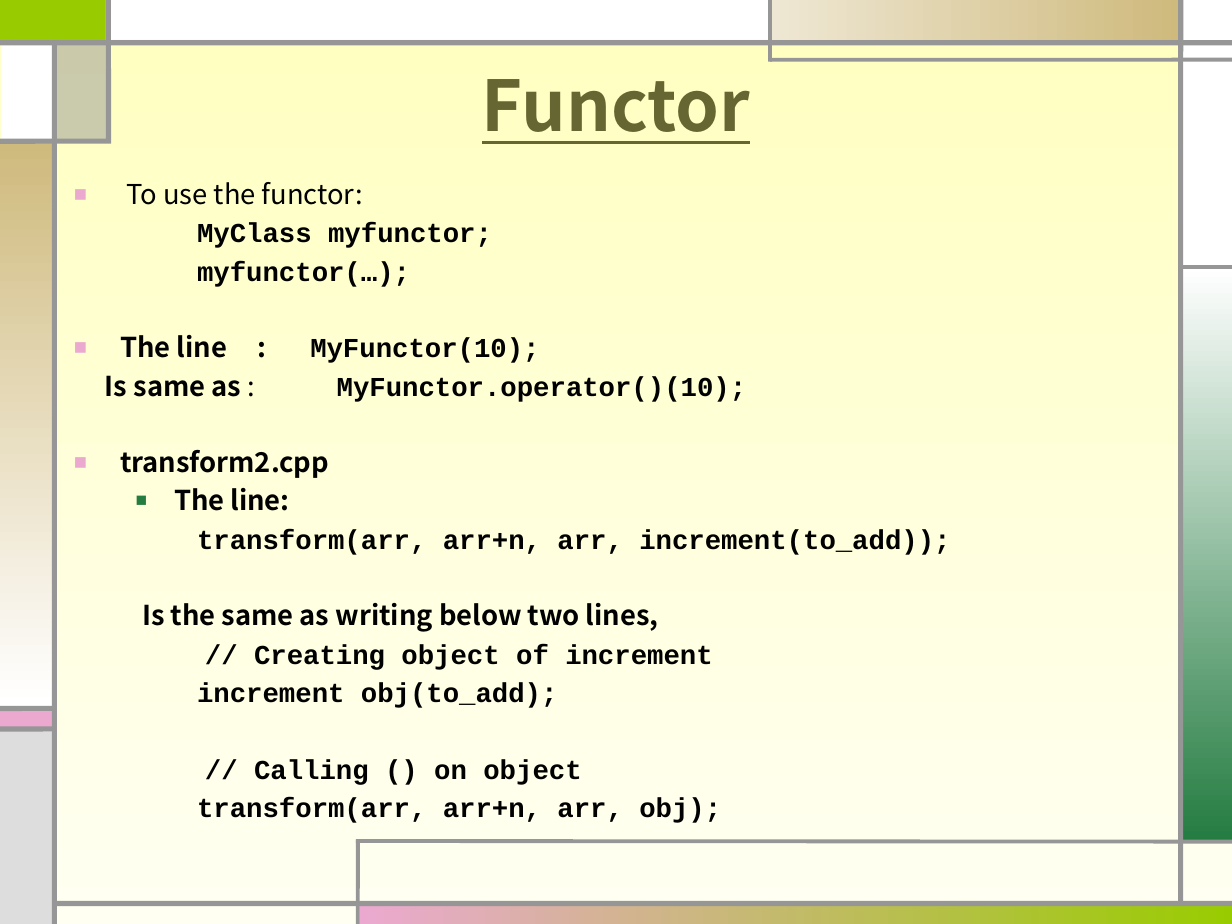
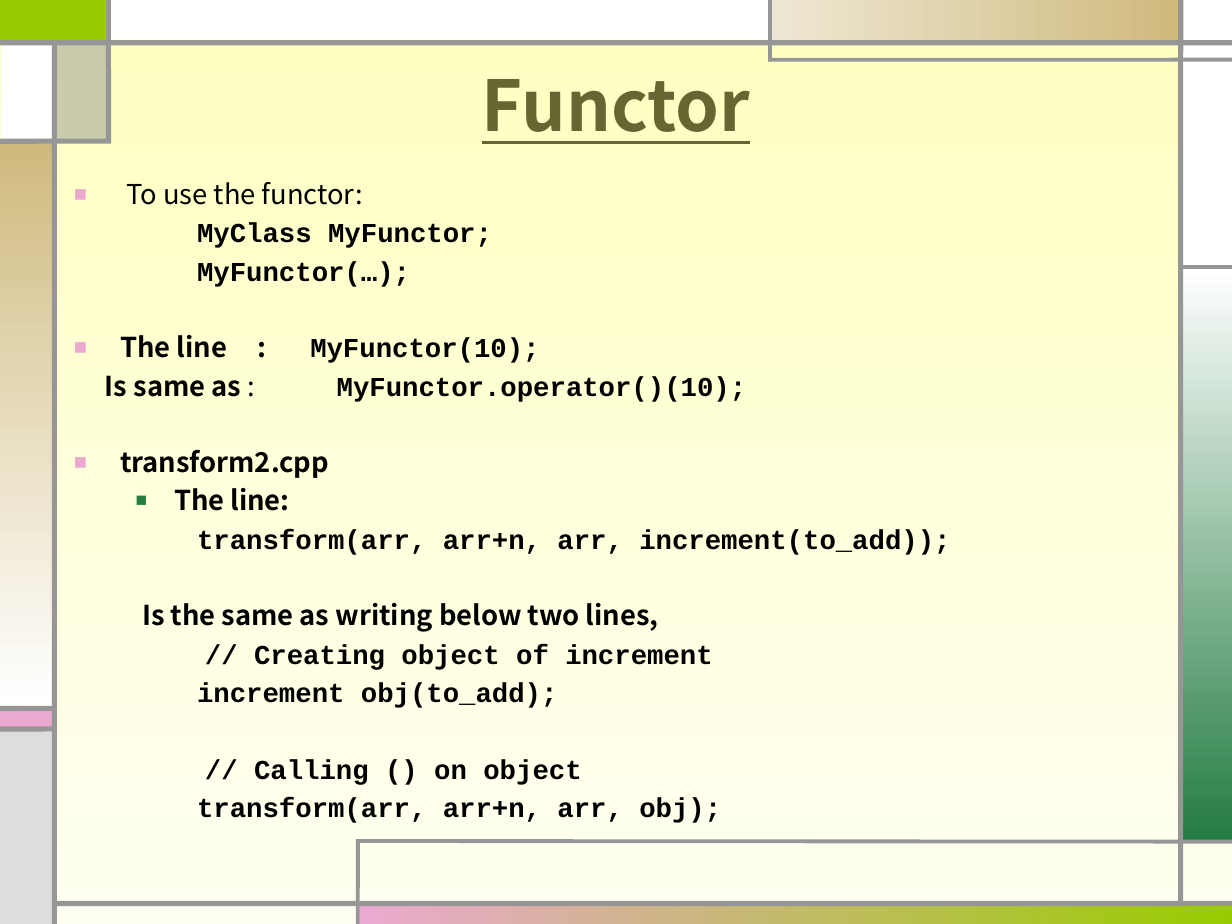
Before and after one commit to sohnbong/object26, a slide deck: slide 4 of OOP07-4.pptx (slide 5 before the commit). Drawn at 1232x924 pixels with LibreOffice and Linux fonts; fonts in the diff are those of the drawing. Boxes give left, top, right and bottom in pixels: in the first picture for what was removed or moved away, otherwise in the second. Text is boxed around its words. In the diff, an @@ line names an element or a change of style, - is before the commit and + after.

```diff
--- a/OOP07-4.pptx
+++ b/OOP07-4.pptx
@@ text at (197, 223, 492, 287): text changed @@
-MyClass myfunctor;
-myfunctor(…);
+MyClass MyFunctor;
+MyFunctor(…);
```
Also in this commit, not shown: 2 other slides changed, 1 other file.
